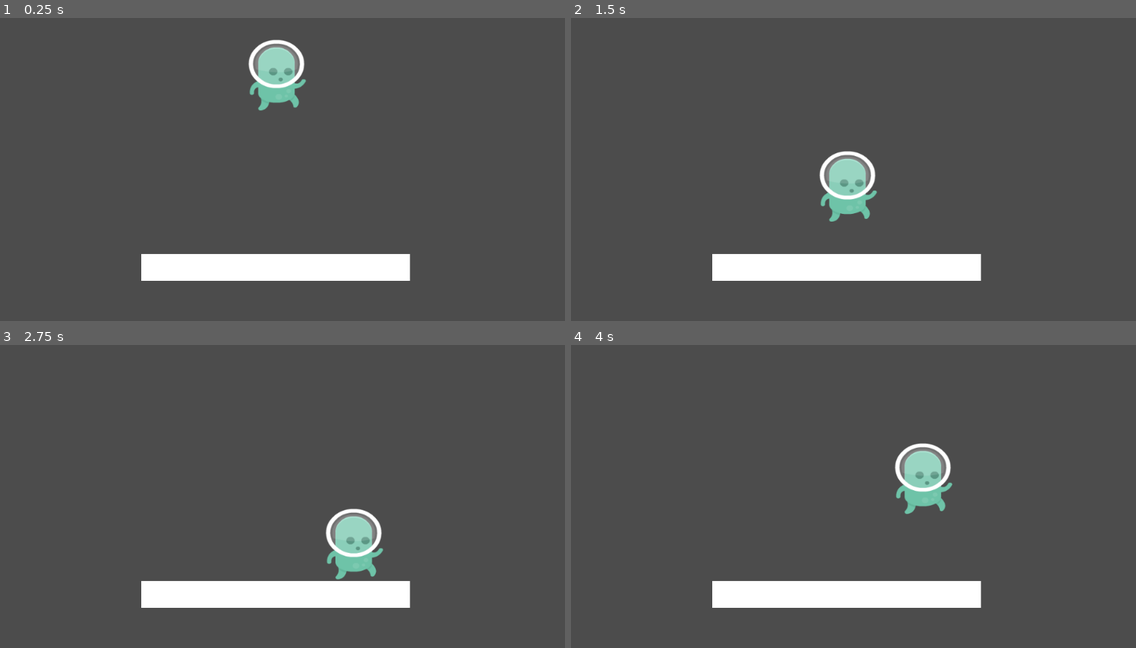
Above: before the commit, frames 1-4 (two rows, left to right).
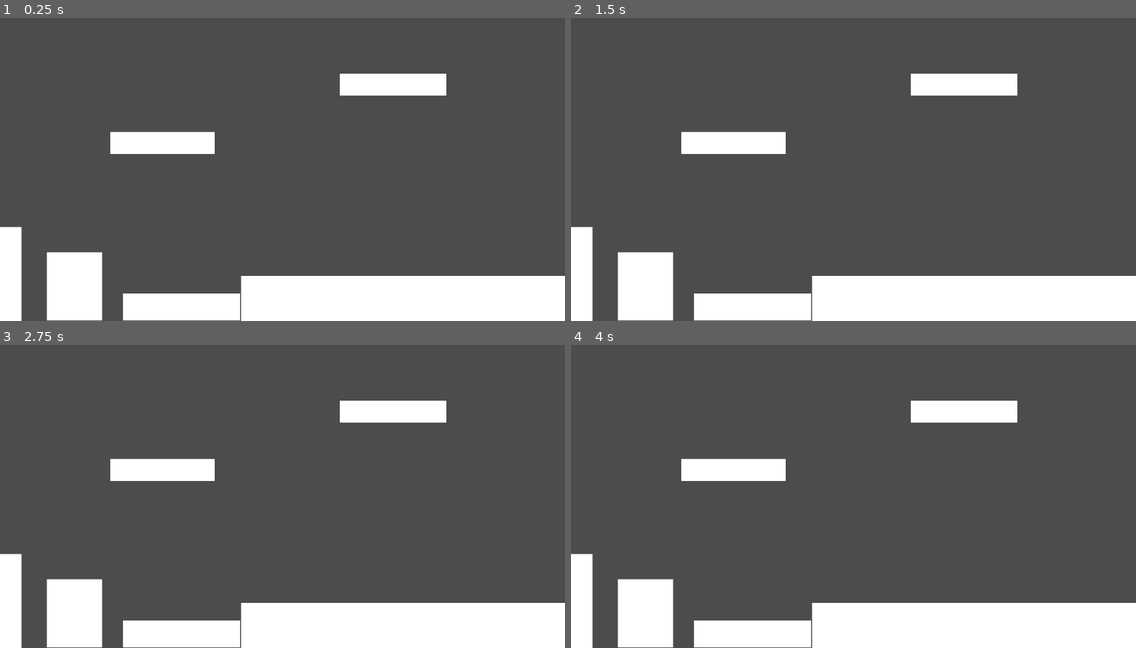
Above: after the commit, the same moments.

Repository: Gerardmasblanch/PrimerJoc2022GerardMas
Game: Godot game, scene res://escenes/cosos/pantalla cossos.tscn
The game is run twice, just before and just after one commit, with the same random seed, the same clock (stepped at 60 frames per second) and the same inputs.
Inputs:
- Up to frame 1 (0.25 s): no input
- Up to frame 2 (1.5 s): hold Down (mou a baix) 0.53-1.28 s; tap Enter at 1.25 s; tap Up (mou a dalt) at 1.35 s
- Up to frame 3 (2.75 s): hold Right (mou dreta) from 2.03 s (still down)
- Up to frame 4 (4 s): release Right (mou dreta) at 2.78 s; tap Left (mou esquerra) at 2.85 s; tap Space at 3.5 s; hold Down (mou a baix) from 3.53 s (still down)

The runs differ from the first frame. In frame 1, 22% of the frame differs, in the area x 0-100%, y 7-100%; in frame 2, 22%; in frame 3, 22%, in the area x 0-100%, y 18-100%; in frame 4, 22%.

Commit message:
primer videojoc 1

Diff:
--- /dev/null
+++ b/escenes/cosos/Escena2.tscn
@@ -0,0 +1,83 @@
+[gd_scene load_steps=8 format=2]
+
+[ext_resource path="res://escenes/cosos/personatgecos.tscn" type="PackedScene" id=1]
+
+[sub_resource type="RectangleShape2D" id=1]
+extents = Vector2( 139.375, 24 )
+
+[sub_resource type="RectangleShape2D" id=2]
+extents = Vector2( 60.25, 15.5 )
+
+[sub_resource type="RectangleShape2D" id=3]
+extents = Vector2( 19.5, 179.5 )
+
+[sub_resource type="RectangleShape2D" id=4]
+extents = Vector2( 24, 24 )
+
+[sub_resource type="RectangleShape2D" id=5]
+extents = Vector2( 29, 17.25 )
+
+[sub_resource type="RectangleShape2D" id=6]
+extents = Vector2( 12.5, 58 )
+
+[node name="Node2D" type="Node2D"]
+position = Vector2( -6, -30 )
+
+[node name="personatgecos" parent="." instance=ExtResource( 1 )]
+position = Vector2( 78, 30 )
+
+[node name="ColorRect" type="ColorRect" parent="."]
+margin_left = 69.0
+margin_top = 525.0
+margin_right = 347.0
+margin_bottom = 574.0
+color = Color( 0, 1, 0.0392157, 1 )
+
+[node name="ColorRect2" type="ColorRect" parent="."]
+margin_left = 417.0
+margin_top = 477.0
+margin_right = 475.0
+margin_bottom = 512.0
+color = Color( 0.196078, 1, 0, 1 )
+
+[node name="ColorRect4" type="ColorRect" parent="."]
+margin_left = 919.0
+margin_top = 270.0
+margin_right = 1028.0
+margin_bottom = 627.0
+color = Color( 0.145098, 0.580392, 0.2, 1 )
+
+[node name="ColorRect5" type="ColorRect" parent="."]
+margin_left = 580.0
+margin_top = 398.0
+margin_right = 628.0
+margin_bottom = 444.0
+color = Color( 0, 1, 0.0156863, 1 )
+
+[node name="CollisionShape2D2" type="CollisionShape2D" parent="."]
+position = Vector2( 209.625, 549 )
+shape = SubResource( 1 )
+
+[node name="CollisionShape2D3" type="CollisionShape2D" parent="."]
+position = Vector2( 762, 387 )
+shape = SubResource( 2 )
+
+[node name="CollisionShape2D4" type="CollisionShape2D" parent="."]
+position = Vector2( 1009.5, 447.5 )
+shape = SubResource( 3 )
+
+[node name="CollisionShape2D5" type="CollisionShape2D" parent="."]
+position = Vector2( 605, 421 )
+shape = SubResource( 4 )
+
+[node name="CollisionShape2D6" type="CollisionShape2D" parent="."]
+position = Vector2( 446, 494 )
+shape = SubResource( 5 )
+
+[node name="Area2D" type="Area2D" parent="."]
+position = Vector2( 78, 30 )
+
+[node name="CollisionShape2D" type="CollisionShape2D" parent="Area2D"]
+modulate = Color( 0, 0, 0, 1 )
+position = Vector2( 935, 178 )
+shape = SubResource( 6 )
--- a/escenes/cosos/Terra base.tscn
+++ b/escenes/cosos/Terra base.tscn
@@ -1,16 +1,95 @@
-[gd_scene load_steps=2 format=2]
+[gd_scene load_steps=8 format=2]
 
 [sub_resource type="RectangleShape2D" id=1]
-extents = Vector2( 243.5, 24.5 )
+extents = Vector2( 62.5, 25.4063 )
+
+[sub_resource type="RectangleShape2D" id=2]
+extents = Vector2( 413, 41 )
+
+[sub_resource type="RectangleShape2D" id=3]
+extents = Vector2( 20, 62 )
+
+[sub_resource type="RectangleShape2D" id=4]
+extents = Vector2( 3.5, 85 )
+
+[sub_resource type="RectangleShape2D" id=5]
+extents = Vector2( 57, 19 )
+
+[sub_resource type="RectangleShape2D" id=6]
+extents = Vector2( 211.75, 17.875 )
+
+[sub_resource type="RectangleShape2D" id=7]
+extents = Vector2( 22.5, 90 )
 
 [node name="TErra BAse" type="StaticBody2D"]
+position = Vector2( 190, -21 )
 
 [node name="ColorRect" type="ColorRect" parent="."]
-margin_left = -241.0
+margin_left = 34.0
 margin_top = -27.0
 margin_right = 246.0
 margin_bottom = 22.0
 
+[node name="ColorRect2" type="ColorRect" parent="."]
+margin_left = 248.0
+margin_top = -59.0
+margin_right = 1223.0
+margin_bottom = 23.0
+
+[node name="ColorRect3" type="ColorRect" parent="."]
+margin_left = -104.0
+margin_top = -102.0
+margin_right = -4.0
+margin_bottom = 22.0
+
+[node name="ColorRect4" type="ColorRect" parent="."]
+margin_left = -190.0
+margin_top = -148.0
+margin_right = -150.0
+margin_bottom = 23.0
+
+[node name="ColorRect5" type="ColorRect" parent="."]
+margin_left = 11.0
+margin_top = -321.0
+margin_right = 200.0
+margin_bottom = -281.0
+
+[node name="ColorRect6" type="ColorRect" parent="."]
+margin_left = 427.0
+margin_top = -427.0
+margin_right = 620.0
+margin_bottom = -387.0
+
+[node name="ColorRect7" type="ColorRect" parent="."]
+margin_left = 1140.0
+margin_top = -531.0
+margin_right = 1180.0
+margin_bottom = -352.0
+
 [node name="CollisionShape2D" type="CollisionShape2D" parent="."]
-position = Vector2( 2.5, -2.5 )
+position = Vector2( 95.5, -3 )
 shape = SubResource( 1 )
+
+[node name="CollisionShape2D2" type="CollisionShape2D" parent="."]
+position = Vector2( 808, -18 )
+shape = SubResource( 2 )
+
+[node name="CollisionShape2D3" type="CollisionShape2D" parent="."]
+position = Vector2( -50, -40 )
+shape = SubResource( 3 )
+
+[node name="CollisionShape2D4" type="CollisionShape2D" parent="."]
+position = Vector2( -166.5, -62 )
+shape = SubResource( 4 )
+
+[node name="CollisionShape2D5" type="CollisionShape2D" parent="."]
+position = Vector2( 91, -302 )
+shape = SubResource( 5 )
+
+[node name="CollisionShape2D6" type="CollisionShape2D" parent="."]
+position = Vector2( 641.25, -405 )
+shape = SubResource( 6 )
+
+[node name="CollisionShape2D7" type="CollisionShape2D" parent="."]
+position = Vector2( 1160.5, -440 )
+shape = SubResource( 7 )
--- a/escenes/cosos/pantalla cossos.tscn
+++ b/escenes/cosos/pantalla cossos.tscn
@@ -6,7 +6,7 @@
 [node name="pantalla cossos" type="Node2D"]
 
 [node name="Terra" parent="." instance=ExtResource( 1 )]
-position = Vector2( 497, 505 )
+position = Vector2( 189, 577 )
 
 [node name="personatgecos" parent="." instance=ExtResource( 2 )]
-position = Vector2( 505, 97 )
+position = Vector2( 1199, 21 )
--- a/escenes/cosos/personatgecos.gd
+++ b/escenes/cosos/personatgecos.gd
@@ -5,7 +5,7 @@
 var velocitat = Vector2.ZERO
 var direccio  = Vector2.DOWN
 var gravetat  = Vector2.DOWN*980
-var velocitat_salt = -475
+var velocitat_salt = -625
 
 func _physics_process(delta):
 	velocitat.x = 0
@@ -19,3 +19,23 @@
 
 
 	velocitat = move_and_slide(velocitat, Vector2.UP)
+	anima(velocitat)
+
+
+func anima(velocitat):
+	if velocitat.x > 0:
+		$AnimatedSprite.play("corre")
+		$AnimatedSprite.flip_h = false
+	elif velocitat.x < 0:
+		$AnimatedSprite.play("corre")
+		$AnimatedSprite.flip_h = true
+
+	if abs(velocitat.x) < 0.1:
+		$AnimatedSprite.play("quiet")
+
+	if velocitat.y < 0 :
+		$AnimatedSprite.play("salta")
+
+
+func _on_Area2D_body_entered(body):
+	get_tree().change_scene("res://escenes/cosos/pantalla cossos.tscn")
--- a/escenes/cosos/personatgecos.tscn
+++ b/escenes/cosos/personatgecos.tscn
@@ -1,19 +1,41 @@
-[gd_scene load_steps=4 format=2]
+[gd_scene load_steps=8 format=2]
 
 [ext_resource path="res://Imatges/Green/alienGreen_jump.png" type="Texture" id=1]
 [ext_resource path="res://escenes/cosos/personatgecos.gd" type="Script" id=2]
+[ext_resource path="res://Imatges/Green/alienGreen_walk1.png" type="Texture" id=3]
+[ext_resource path="res://Imatges/Green/alienGreen_walk2.png" type="Texture" id=4]
+[ext_resource path="res://Imatges/Green/alienGreen_stand.png" type="Texture" id=5]
+
+[sub_resource type="SpriteFrames" id=2]
+animations = [ {
+"frames": [ ExtResource( 1 ) ],
+"loop": true,
+"name": "salta",
+"speed": 5.0
+}, {
+"frames": [ ExtResource( 5 ) ],
+"loop": true,
+"name": "quiet",
+"speed": 5.0
+}, {
+"frames": [ ExtResource( 4 ), ExtResource( 3 ) ],
+"loop": true,
+"name": "corre",
+"speed": 5.0
+} ]
 
 [sub_resource type="RectangleShape2D" id=1]
-extents = Vector2( 61, 106.5 )
+extents = Vector2( 29, 55.5 )
 
 [node name="personatgecos" type="KinematicBody2D"]
 script = ExtResource( 2 )
 
-[node name="Sprite" type="Sprite" parent="."]
-position = Vector2( -2.5, -20.5 )
-scale = Vector2( 0.960938, 0.839844 )
-texture = ExtResource( 1 )
+[node name="AnimatedSprite" type="AnimatedSprite" parent="."]
+position = Vector2( -9.50002, -30 )
+scale = Vector2( 0.851563, 0.71875 )
+frames = SubResource( 2 )
+animation = "salta"
 
 [node name="CollisionShape2D" type="CollisionShape2D" parent="."]
-position = Vector2( -1, -16.5 )
+position = Vector2( -10, 6.5 )
 shape = SubResource( 1 )
